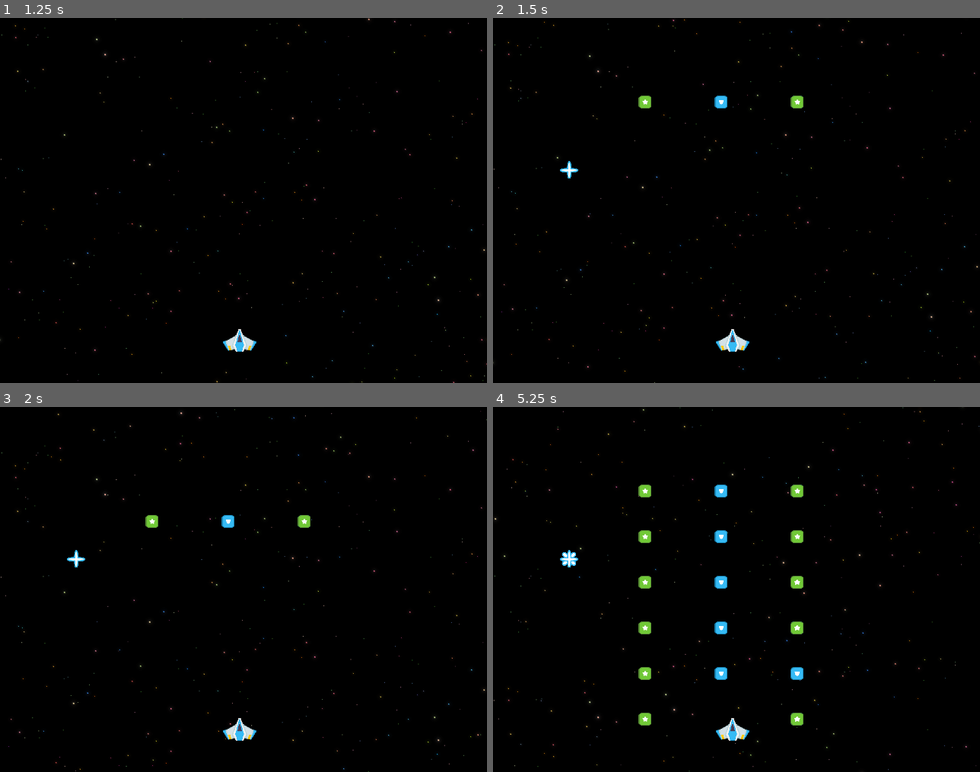
Above: before the commit, frames 1-4 (two rows, left to right).
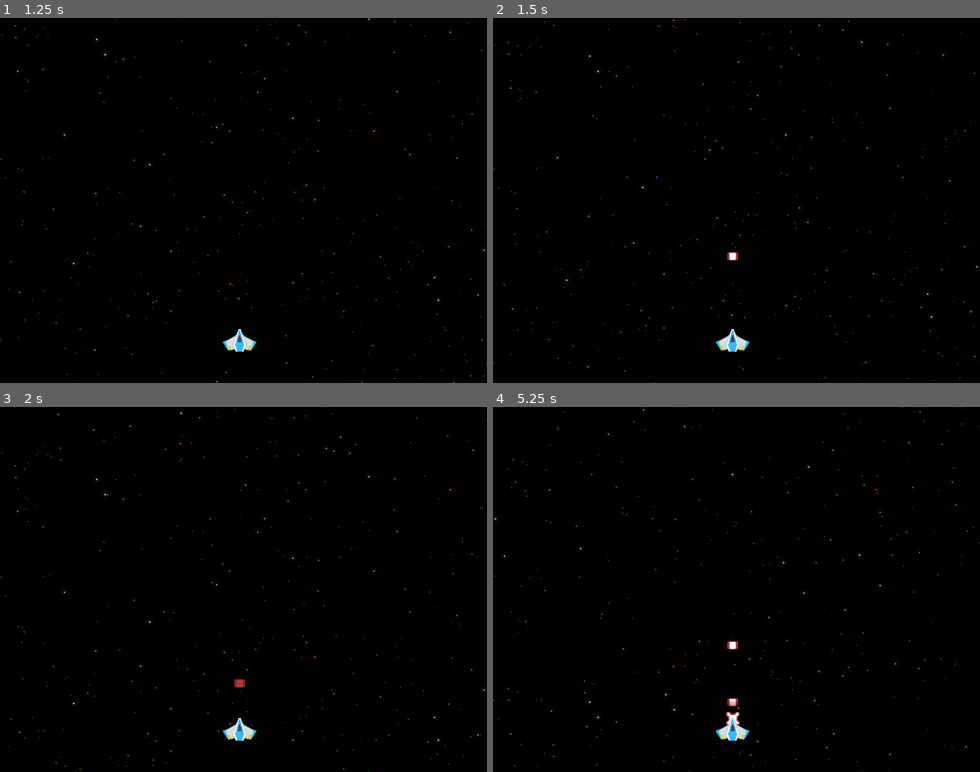
Above: after the commit, the same moments.

Repository: Edwin-Aguirre/Space-Ace
Game: Godot game, scene res://scenes/main/main.tscn
Same seed, same stepped clock (60 frames per second), same inputs: the game is played once before the commit and once after it.
Inputs:
- Up to frame 1 (1.25 s): click "Play" at 0.5 s
- Up to frame 2 (1.5 s): tap T (test) at 1.35 s
- Up to frame 3 (2 s): no input
- Up to frame 4 (5.25 s): tap T (test) every 0.75 s from 2.1 to 5.1 s

Frame 1 is identical in both runs. In frame 2, 0.4% of the frame differs, in the area x 13-64%, y 21-67%; in frame 3, 0.4%; in frame 4, 1.8%, in the area x 13-64%, y 21-88%.

Commit message:
Added Lasers/Bombs

Diff:
--- a/globals/signal_hub.gd
+++ b/globals/signal_hub.gd
@@ -6,6 +6,11 @@
 signal on_create_explosion(pos: Vector2, anim_name: String)
 signal on_create_powerup(pos: Vector2, powerup_type: PowerUp.PowerUpType)
 signal on_create_powerup_random(pos: Vector2)
+signal on_create_bullet(pos: Vector2, direction: Vector2, speed: float, bullet_type: BulletBase.BulletType)
+
+
+func emit_on_create_bullet(pos: Vector2, direction: Vector2, speed: float, bullet_type: BulletBase.BulletType):
+	on_create_bullet.emit(pos, direction, speed, bullet_type)
 
 
 func emit_on_create_powerup(pos: Vector2, powerup_type: PowerUp.PowerUpType):
--- /dev/null
+++ b/scenes/bullets/bullet_base.gd
@@ -0,0 +1,25 @@
+extends Projectile
+
+
+class_name BulletBase
+
+
+enum BulletType { Player, Enemy, Bomb }
+
+
+var _direction: Vector2 = Vector2.UP
+var _speed: float = 20.0
+
+
+func _process(delta: float) -> void:
+	position += delta * _direction * _speed
+
+
+func setup(direction: Vector2, speed: float) -> void:
+	_direction = direction
+	_speed = speed
+
+
+func blow_up() -> void:
+	SignalHub.emit_on_create_explosion(global_position, Explosion.EXPLODE)
+	super()
--- /dev/null
+++ b/scenes/bullets/bullet_base.tscn
@@ -0,0 +1,10 @@
+[gd_scene load_steps=3 format=3 uid="uid://bd00kn55g0n3"]
+
+[ext_resource type="PackedScene" uid="uid://c6w4snkr0o1bm" path="res://scenes/projectile/projectile.tscn" id="1_v7nlj"]
+[ext_resource type="Script" uid="uid://cphugbgeoe0hb" path="res://scenes/bullets/bullet_base.gd" id="2_7mu5y"]
+
+[node name="BulletBase" instance=ExtResource("1_v7nlj")]
+script = ExtResource("2_7mu5y")
+
+[node name="Sprite2D" parent="." index="0"]
+scale = Vector2(0.5, 0.5)
--- /dev/null
+++ b/scenes/bullets/bullet_bomb.tscn
@@ -0,0 +1,54 @@
+[gd_scene load_steps=10 format=3 uid="uid://dq0pq1jug8131"]
+
+[ext_resource type="PackedScene" uid="uid://bd00kn55g0n3" path="res://scenes/bullets/bullet_base.tscn" id="1_778mf"]
+[ext_resource type="Texture2D" uid="uid://cyd6agcmf01vw" path="res://assets/lasers/laserRed02.png" id="2_qb0y5"]
+[ext_resource type="Texture2D" uid="uid://gto3bhevilje" path="res://assets/lasers/laserRed04.png" id="3_fi71t"]
+[ext_resource type="Texture2D" uid="uid://buvs83yv05bxq" path="res://assets/lasers/laserRed06.png" id="4_qevjd"]
+
+[sub_resource type="CircleShape2D" id="CircleShape2D_dhho2"]
+radius = 7.0
+
+[sub_resource type="AtlasTexture" id="AtlasTexture_mjdd7"]
+atlas = ExtResource("2_qb0y5")
+region = Rect2(0, 0, 13, 37)
+
+[sub_resource type="AtlasTexture" id="AtlasTexture_leg8q"]
+atlas = ExtResource("3_fi71t")
+region = Rect2(0, 0, 13, 37)
+
+[sub_resource type="AtlasTexture" id="AtlasTexture_ducm8"]
+atlas = ExtResource("4_qevjd")
+region = Rect2(0, 0, 13, 37)
+
+[sub_resource type="SpriteFrames" id="SpriteFrames_15wkt"]
+animations = [{
+"frames": [{
+"duration": 1.0,
+"texture": SubResource("AtlasTexture_mjdd7")
+}, {
+"duration": 1.0,
+"texture": SubResource("AtlasTexture_leg8q")
+}, {
+"duration": 1.0,
+"texture": SubResource("AtlasTexture_ducm8")
+}],
+"loop": true,
+"name": &"default",
+"speed": 5.0
+}]
+
+[node name="BulletBomb" instance=ExtResource("1_778mf")]
+collision_layer = 4
+collision_mask = 33
+
+[node name="Sprite2D" parent="." index="0"]
+visible = false
+
+[node name="CollisionShape2D" parent="." index="1"]
+shape = SubResource("CircleShape2D_dhho2")
+
+[node name="AnimatedSprite2D" type="AnimatedSprite2D" parent="." index="4"]
+scale = Vector2(1.1, 0.3)
+sprite_frames = SubResource("SpriteFrames_15wkt")
+autoplay = "default"
+frame_progress = 0.637452
--- /dev/null
+++ b/scenes/bullets/bullet_enemy.tscn
@@ -0,0 +1,18 @@
+[gd_scene load_steps=4 format=3 uid="uid://rr4v3eq7dbnk"]
+
+[ext_resource type="PackedScene" uid="uid://bd00kn55g0n3" path="res://scenes/bullets/bullet_base.tscn" id="1_ww4g5"]
+[ext_resource type="Texture2D" uid="uid://buvs83yv05bxq" path="res://assets/lasers/laserRed06.png" id="2_x7x28"]
+
+[sub_resource type="CapsuleShape2D" id="CapsuleShape2D_fu0k4"]
+radius = 3.0
+height = 20.0
+
+[node name="BulletEnemy" instance=ExtResource("1_ww4g5")]
+collision_layer = 4
+collision_mask = 33
+
+[node name="Sprite2D" parent="." index="0"]
+texture = ExtResource("2_x7x28")
+
+[node name="CollisionShape2D" parent="." index="1"]
+shape = SubResource("CapsuleShape2D_fu0k4")
--- /dev/null
+++ b/scenes/bullets/bullet_player.tscn
@@ -0,0 +1,18 @@
+[gd_scene load_steps=4 format=3 uid="uid://rptkfi7kpaqm"]
+
+[ext_resource type="PackedScene" uid="uid://bd00kn55g0n3" path="res://scenes/bullets/bullet_base.tscn" id="1_e15jv"]
+[ext_resource type="Texture2D" uid="uid://c7mm3pahbgp0l" path="res://assets/lasers/laserBlue06.png" id="2_jobp4"]
+
+[sub_resource type="CapsuleShape2D" id="CapsuleShape2D_jwky8"]
+radius = 3.0
+height = 20.0
+
+[node name="BulletPlayer" instance=ExtResource("1_e15jv")]
+collision_layer = 2
+collision_mask = 8
+
+[node name="Sprite2D" parent="." index="0"]
+texture = ExtResource("2_jobp4")
+
+[node name="CollisionShape2D" parent="." index="1"]
+shape = SubResource("CapsuleShape2D_jwky8")
--- a/scenes/explosion/explosion.tscn
+++ b/scenes/explosion/explosion.tscn
@@ -5,10 +5,10 @@
 [ext_resource type="AudioStream" uid="uid://dr6wbqralskh2" path="res://assets/sounds/explosions/sfx_exp_medium5.wav" id="2_nphml"]
 [ext_resource type="AudioStream" uid="uid://gsci3mr2oyrk" path="res://assets/sounds/explosions/sfx_exp_medium6.wav" id="3_q7tqi"]
 [ext_resource type="AudioStream" uid="uid://dd63lfm8peixo" path="res://assets/sounds/explosions/sfx_exp_medium7.wav" id="4_1ve7p"]
-[ext_resource type="Texture2D" uid="uid://bpog4i3rlo8oo" path="res://assets/lasers/laserBlue09.png" id="5_nqbbv"]
-[ext_resource type="Texture2D" uid="uid://x3g2nt2ba4r8" path="res://assets/lasers/laserBlue08.png" id="6_fjqoa"]
-[ext_resource type="Texture2D" uid="uid://4pcsngqs8rsy" path="res://assets/lasers/laserBlue11.png" id="7_1n12c"]
-[ext_resource type="Texture2D" uid="uid://bsf75ystlwy8h" path="res://assets/lasers/laserBlue10.png" id="8_qslwq"]
+[ext_resource type="Texture2D" uid="uid://tasat8yjrdbe" path="res://assets/lasers/laserRed09.png" id="6_nphml"]
+[ext_resource type="Texture2D" uid="uid://c2jcy50338syq" path="res://assets/lasers/laserRed08.png" id="7_q7tqi"]
+[ext_resource type="Texture2D" uid="uid://b1eprjpakj748" path="res://assets/lasers/laserRed11.png" id="8_1ve7p"]
+[ext_resource type="Texture2D" uid="uid://ba7p5ew6d85uh" path="res://assets/lasers/laserRed10.png" id="9_nqbbv"]
 
 [sub_resource type="AudioStreamRandomizer" id="AudioStreamRandomizer_cuits"]
 streams_count = 4
@@ -17,48 +17,48 @@
 stream_2/stream = ExtResource("3_q7tqi")
 stream_3/stream = ExtResource("4_1ve7p")
 
-[sub_resource type="AtlasTexture" id="AtlasTexture_1vyrp"]
-atlas = ExtResource("5_nqbbv")
+[sub_resource type="AtlasTexture" id="AtlasTexture_fjqoa"]
+atlas = ExtResource("6_nphml")
 region = Rect2(0, 0, 48, 46)
 
-[sub_resource type="AtlasTexture" id="AtlasTexture_l63t1"]
-atlas = ExtResource("6_fjqoa")
+[sub_resource type="AtlasTexture" id="AtlasTexture_1n12c"]
+atlas = ExtResource("7_q7tqi")
 region = Rect2(0, 0, 48, 46)
 
-[sub_resource type="AtlasTexture" id="AtlasTexture_e6gfx"]
-atlas = ExtResource("7_1n12c")
-region = Rect2(0, 0, 38, 37)
+[sub_resource type="AtlasTexture" id="AtlasTexture_qslwq"]
+atlas = ExtResource("8_1ve7p")
+region = Rect2(0, 0, 37, 37)
 
-[sub_resource type="AtlasTexture" id="AtlasTexture_i0sj3"]
-atlas = ExtResource("8_qslwq")
-region = Rect2(0, 0, 37, 37)
+[sub_resource type="AtlasTexture" id="AtlasTexture_cuits"]
+atlas = ExtResource("9_nqbbv")
+region = Rect2(0, 0, 37, 36)
 
 [sub_resource type="SpriteFrames" id="SpriteFrames_1mvp7"]
 animations = [{
 "frames": [{
 "duration": 1.0,
-"texture": SubResource("AtlasTexture_1vyrp")
+"texture": SubResource("AtlasTexture_fjqoa")
 }, {
 "duration": 1.0,
-"texture": SubResource("AtlasTexture_l63t1")
+"texture": SubResource("AtlasTexture_1n12c")
 }, {
 "duration": 1.0,
-"texture": SubResource("AtlasTexture_e6gfx")
+"texture": SubResource("AtlasTexture_qslwq")
 }, {
 "duration": 1.0,
-"texture": SubResource("AtlasTexture_i0sj3")
+"texture": SubResource("AtlasTexture_cuits")
 }, {
 "duration": 1.0,
-"texture": SubResource("AtlasTexture_1vyrp")
+"texture": SubResource("AtlasTexture_fjqoa")
 }, {
 "duration": 1.0,
-"texture": SubResource("AtlasTexture_l63t1")
+"texture": SubResource("AtlasTexture_1n12c")
 }, {
 "duration": 1.0,
-"texture": SubResource("AtlasTexture_e6gfx")
+"texture": SubResource("AtlasTexture_qslwq")
 }, {
 "duration": 1.0,
-"texture": SubResource("AtlasTexture_i0sj3")
+"texture": SubResource("AtlasTexture_cuits")
 }],
 "loop": false,
 "name": &"explode",
--- a/scenes/level/level.gd
+++ b/scenes/level/level.gd
@@ -3,7 +3,8 @@
 
 func _unhandled_input(_event: InputEvent) -> void:
 	if Input.is_action_just_pressed("test"):
-		SignalHub.emit_on_create_explosion(Vector2(100,200), Explosion.EXPLODE)
-		SignalHub.emit_on_create_powerup(Vector2(200,100), PowerUp.PowerUpType.Health)
-		SignalHub.emit_on_create_powerup(Vector2(300,100), PowerUp.PowerUpType.Shield)
-		SignalHub.emit_on_create_powerup_random(Vector2(400,100))
+		#SignalHub.emit_on_create_explosion(Vector2(100,200), Explosion.EXPLODE)
+		#SignalHub.emit_on_create_powerup(Vector2(200,100), PowerUp.PowerUpType.Health)
+		#SignalHub.emit_on_create_powerup(Vector2(300,100), PowerUp.PowerUpType.Shield)
+		#SignalHub.emit_on_create_powerup_random(Vector2(400,100))
+		SignalHub.emit_on_create_bullet(Vector2(315,300),Vector2.DOWN, 100, BulletBase.BulletType.Bomb)
--- a/scenes/level/level.tscn
+++ b/scenes/level/level.tscn
@@ -21,7 +21,7 @@
 [node name="Player" parent="." instance=ExtResource("4_hnne4")]
 position = Vector2(315, 424)
 
-[node name="AudioStreamPlayer" type="AudioStreamPlayer" parent="."]
+[node name="Music" type="AudioStreamPlayer" parent="."]
 stream = ExtResource("5_vpf64")
 volume_db = -10.0
 autoplay = true
--- a/scenes/object_maker/object_maker.gd
+++ b/scenes/object_maker/object_maker.gd
@@ -4,12 +4,17 @@
 const ADD_OBJECT: String = "add_object"
 const EXPLOSION = preload("res://scenes/explosion/explosion.tscn")
 const POWER_UP = preload("res://scenes/power_up/power_up.tscn")
+const BULLET_BOMB = preload("res://scenes/bullets/bullet_bomb.tscn")
+const BULLET_ENEMY = preload("res://scenes/bullets/bullet_enemy.tscn")
+const BULLET_PLAYER = preload("res://scenes/bullets/bullet_player.tscn")
+
 
 # Called when the node enters the scene tree for the first time.
 func _ready() -> void:
 	SignalHub.on_create_explosion.connect(on_create_explosion)
 	SignalHub.on_create_powerup.connect(on_create_powerup)
 	SignalHub.on_create_powerup_random.connect(on_create_powerup_random)
+	SignalHub.on_create_bullet.connect(on_create_bullet)
 
 
 func add_object(obj: Node, pos: Vector2) -> void:
@@ -32,3 +37,17 @@
 func on_create_powerup_random(pos: Vector2) -> void:
 	var random_powerup: PowerUp.PowerUpType = PowerUp.PowerUpType.values().pick_random()
 	on_create_powerup(pos, random_powerup)
+
+
+func on_create_bullet(pos: Vector2, direction: Vector2, speed: float, bullet_type: BulletBase.BulletType) -> void:
+	var bullet: BulletBase
+	match bullet_type:
+		BulletBase.BulletType.Player:
+			bullet = BULLET_PLAYER.instantiate()
+		BulletBase.BulletType.Enemy:
+			bullet = BULLET_ENEMY.instantiate()
+		BulletBase.BulletType.Bomb:
+			bullet = BULLET_BOMB.instantiate()
+	if bullet:
+		bullet.setup(direction, speed)
+		call_deferred(ADD_OBJECT, bullet, pos)
--- a/scenes/player/player.tscn
+++ b/scenes/player/player.tscn
@@ -6,7 +6,7 @@
 [sub_resource type="CircleShape2D" id="CircleShape2D_dovo2"]
 
 [node name="Player" type="Area2D"]
-collision_mask = 0
+collision_mask = 28
 script = ExtResource("1_dovo2")
 
 [node name="Sprite2D" type="Sprite2D" parent="."]
Not shown, added: scenes/bullets/bullet_base.gd.uid
